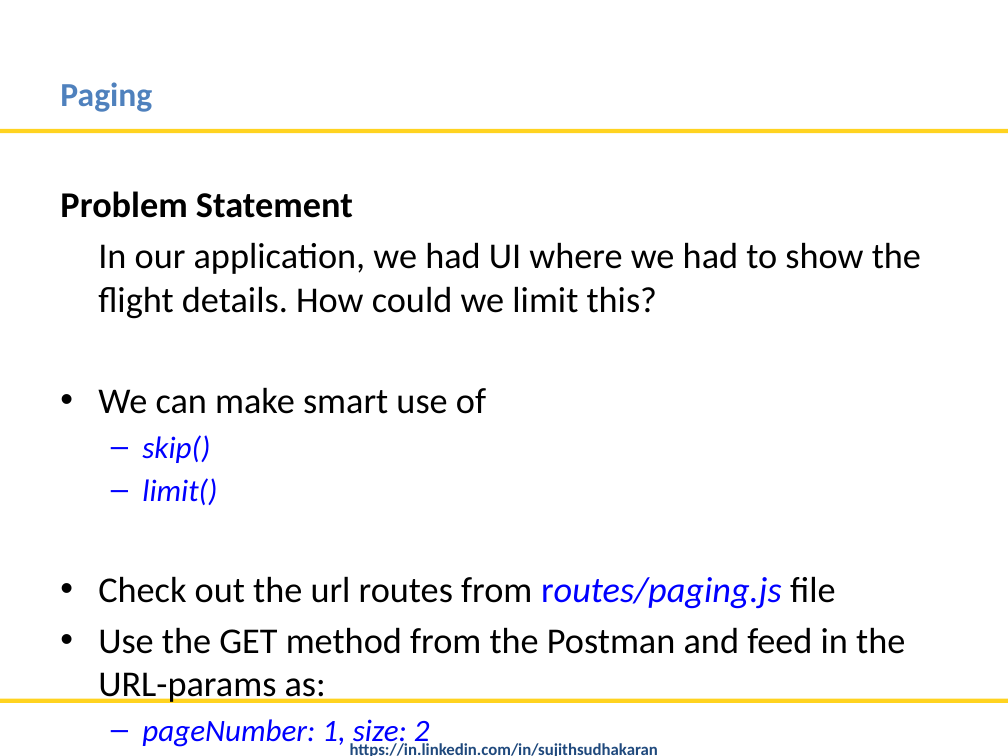
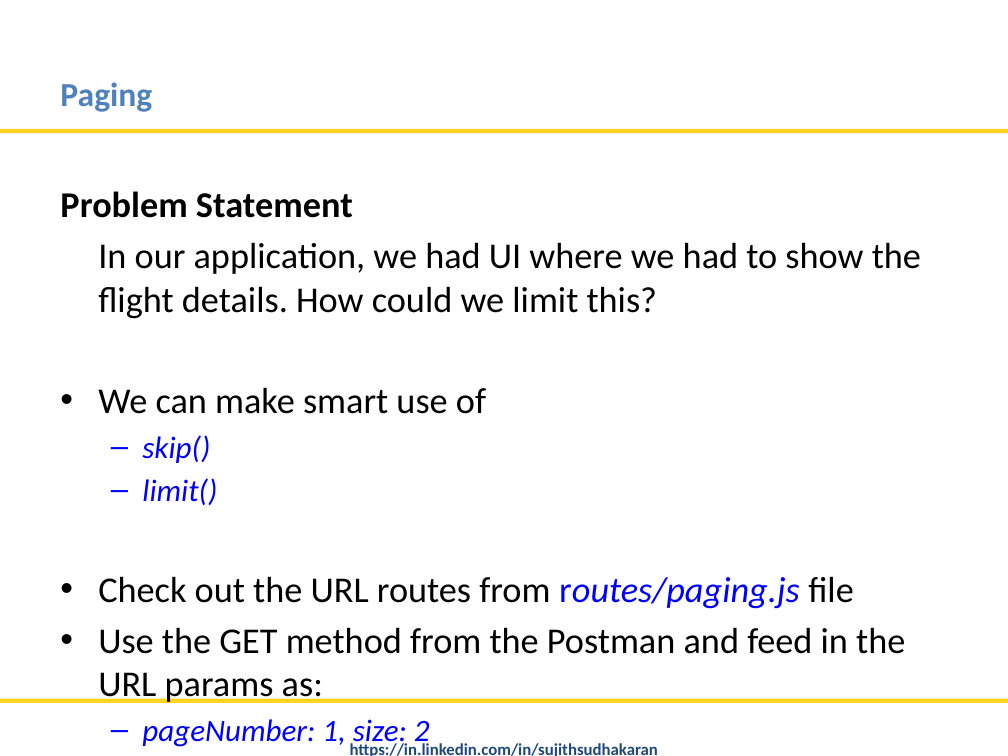
Before and after one commit to nitinmlvya/mongodb-tips-and-advfeatures, a slide deck: slide 9 of MongoDB Tips and Advance Features.pptx. Drawn at 1008x756 pixels with LibreOffice and Linux fonts; fonts in the diff are those of the drawing; background and template pictures are left out. Boxes give left, top, right and bottom in pixels: in the first picture for what was removed or moved away, otherwise in the second. Text is boxed around its words. In the diff, an @@ line names an element or a change of style, - is before the commit and + after.

```diff
--- a/MongoDB Tips and Advance Features.pptx
+++ b/MongoDB Tips and Advance Features.pptx
@@ text at [98, 576, 905, 703]: text changed @@
-• Check out the url routes from routes/paging.js file
-• Use the GET method from the Postman and feed in the URL-params as:
+• Check out the URL routes from routes/paging.js file
+• Use the GET method from the Postman and feed in the URL params as:
```
Also in this commit, not shown: 6 other slides changed, 1 other file.
